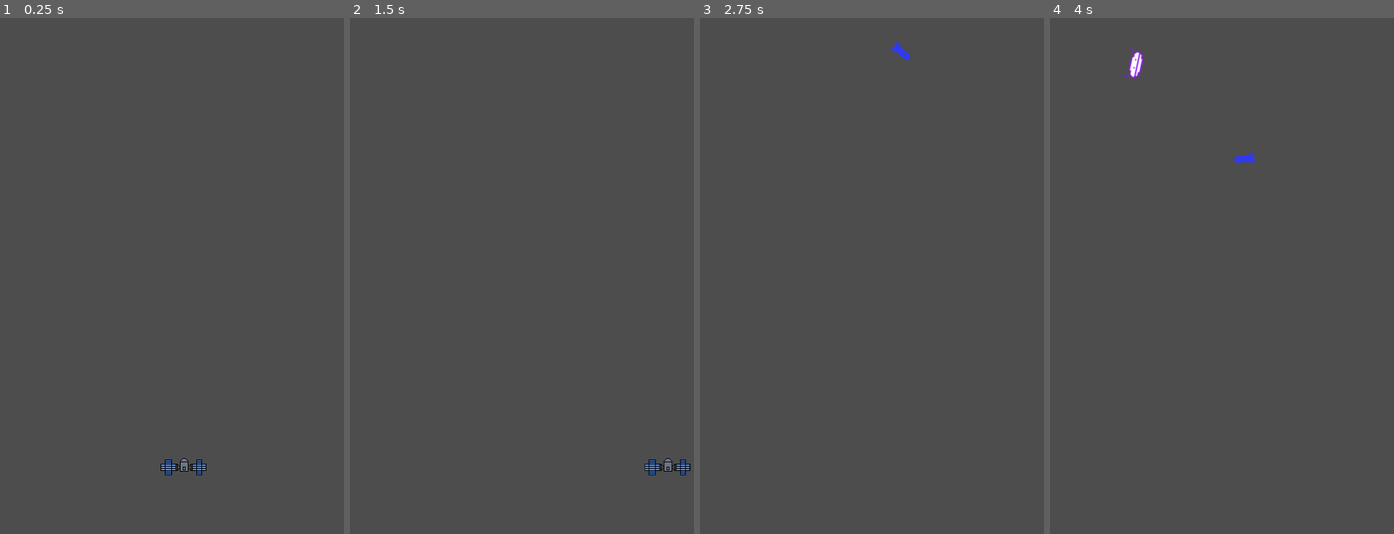
Above: before the commit, frames 1-4 (left to right).
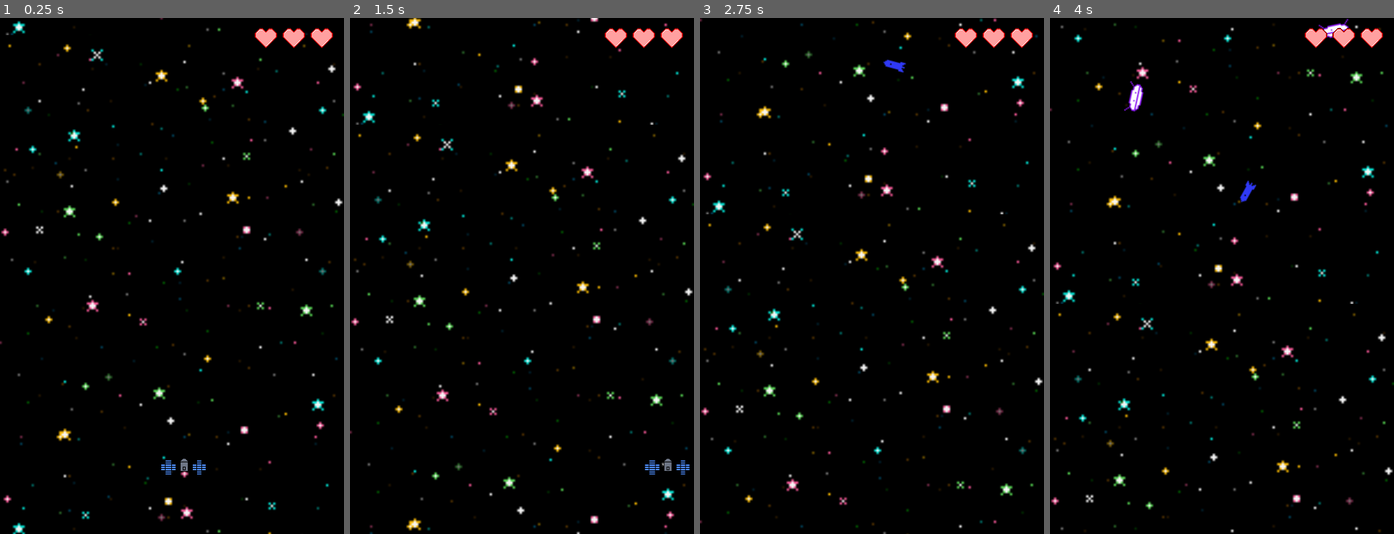
Above: after the commit, the same moments.

Repository: MissionToPsyche-Iridium/iridium_18b_ar_xr-asu
Game: Godot game, scene res://Game/world.tscn
The game is run twice, just before and just after one commit, with the same random seed, the same clock (stepped at 60 frames per second) and the same inputs. The engine's default icon, where the game draws it, is replaced by a stand-in: a white triangle on a blue panel in a dark square.
Inputs:
- Up to frame 1 (0.25 s): no input
- Up to frame 2 (1.5 s): hold Right (move_right) 0.53-1.28 s; hold Left (move_left) from 1.28 s (still down)
- Up to frame 3 (2.75 s): release Left (move_left) at 2.03 s; hold Right (move_right) from 2.03 s (still down)
- Up to frame 4 (4 s): release Right (move_right) at 3.53 s; hold Left (move_left) from 3.53 s (still down)

The runs differ from the first frame. In frame 1, 100% of the frame differs, in the area x 0-100%, y 0-100%; in frame 2, 100%; in frame 3, 100%; in frame 4, 100%.

Commit message:
Commit to add scrolling background and lives counter

Diff:
--- /dev/null
+++ b/Background/stars.gd
@@ -0,0 +1,4 @@
+extends ParallaxBackground
+
+func _process(delta: float):
+	scroll_base_offset -= Vector2(0, -100) * delta
--- /dev/null
+++ b/Background/stars.tscn
@@ -0,0 +1,15 @@
+[gd_scene load_steps=3 format=3 uid="uid://qjpl1h5tijew"]
+
+[ext_resource type="Script" path="res://Background/stars.gd" id="1_8si5b"]
+[ext_resource type="Texture2D" uid="uid://dgimutn20spmr" path="res://st.png" id="1_k5k5y"]
+
+[node name="Stars" type="ParallaxBackground"]
+script = ExtResource("1_8si5b")
+
+[node name="ParallaxLayer" type="ParallaxLayer" parent="."]
+motion_mirroring = Vector2(0, 700)
+
+[node name="Sprite2D" type="Sprite2D" parent="ParallaxLayer"]
+position = Vector2(410, 359)
+scale = Vector2(3.20982, 3.20982)
+texture = ExtResource("1_k5k5y")
--- a/Debris/debris.gd
+++ b/Debris/debris.gd
@@ -1,9 +1,10 @@
 extends Area2D
 
 var rotationSpeed = randf_range(-0.05, 0.05)
+var speed = randf_range(1.5, 2.5)
 
 func _process(delta: float):
-	position.y += 2
+	position.y += speed
 	rotate(rotationSpeed)
 	if position.y > 800:
 		queue_free()
--- a/Debris/debris.tscn
+++ b/Debris/debris.tscn
@@ -1,7 +1,7 @@
 [gd_scene load_steps=4 format=3 uid="uid://wpgknh8a7jo5"]
 
 [ext_resource type="Script" path="res://Debris/debris.gd" id="1_n8i81"]
-[ext_resource type="Texture2D" uid="uid://dsfyyhwhyjnpl" path="res://EnemySpriteOne.png" id="2_b5rwc"]
+[ext_resource type="Texture2D" uid="uid://bnjs6w7fciv2" path="res://icon.svg" id="2_qjg2r"]
 
 [sub_resource type="CircleShape2D" id="CircleShape2D_vs6gq"]
 radius = 19.0263
@@ -16,4 +16,4 @@
 [node name="Sprite2D" type="Sprite2D" parent="."]
 position = Vector2(-7.62939e-06, 0)
 scale = Vector2(1.89844, 1.89844)
-texture = ExtResource("2_b5rwc")
+texture = ExtResource("2_qjg2r")
--- a/Game/world.gd
+++ b/Game/world.gd
@@ -4,8 +4,6 @@
 var enemyTextOne = preload("res://EnemySpriteOne.png")
 var enemyTextTwo = preload("res://EnemySpriteTwo.png")
 var enemyTextThree = preload("res://EnemySpriteThree.png")
-
-
 
 func _on_timer_timeout() -> void:
 	var debrisOne = debrisScene.instantiate()
--- a/Game/world.tscn
+++ b/Game/world.tscn
@@ -1,7 +1,9 @@
-[gd_scene load_steps=3 format=3 uid="uid://bljyp0y1quq7d"]
+[gd_scene load_steps=5 format=3 uid="uid://bljyp0y1quq7d"]
 
 [ext_resource type="Script" path="res://Game/world.gd" id="1_lynes"]
 [ext_resource type="PackedScene" uid="uid://bpwtbe3go71kh" path="res://Player/player.tscn" id="1_swv1y"]
+[ext_resource type="PackedScene" uid="uid://qjpl1h5tijew" path="res://Background/stars.tscn" id="3_831ms"]
+[ext_resource type="PackedScene" uid="uid://b8ns7dtexd1rd" path="res://HUD/HUD.tscn" id="4_o611u"]
 
 [node name="World" type="Node2D"]
 script = ExtResource("1_lynes")
@@ -12,4 +14,8 @@
 wait_time = 1.5
 autostart = true
 
+[node name="Stars" parent="." instance=ExtResource("3_831ms")]
+
+[node name="HUD" parent="." instance=ExtResource("4_o611u")]
+
 [connection signal="timeout" from="Timer" to="." method="_on_timer_timeout"]
--- /dev/null
+++ b/HUD/HUD.tscn
@@ -0,0 +1,17 @@
+[gd_scene load_steps=2 format=3 uid="uid://b8ns7dtexd1rd"]
+
+[ext_resource type="Texture2D" uid="uid://dnpuh8l4cu5y4" path="res://Live Heart.png" id="1_hy3a2"]
+
+[node name="CanvasLayer" type="CanvasLayer"]
+
+[node name="LivesOne" type="Sprite2D" parent="."]
+position = Vector2(449, 28)
+texture = ExtResource("1_hy3a2")
+
+[node name="LivesTwo" type="Sprite2D" parent="."]
+position = Vector2(410, 28)
+texture = ExtResource("1_hy3a2")
+
+[node name="LivesThree" type="Sprite2D" parent="."]
+position = Vector2(371, 28)
+texture = ExtResource("1_hy3a2")
--- a/Player/player.gd
+++ b/Player/player.gd
@@ -3,6 +3,7 @@
 @export var MAX_SPEED = 300
 @export var ACCELERATION = 500
 var lives = 3
+var deadHeart = preload("res://Dead Heart.png")
 
 @onready var axis = 0
 
@@ -29,6 +30,12 @@
 
 
 func _on_area_2d_area_entered(area: Area2D):
+	if (lives == 3):
+		get_parent().get_node("HUD").get_node("LivesThree").texture = deadHeart
+	elif (lives == 2):
+		get_parent().get_node("HUD").get_node("LivesTwo").texture = deadHeart
+	elif (lives == 1):
+		get_parent().get_node("HUD").get_node("LivesOne").texture = deadHeart
 	lives -= 1
 	if lives == 0:
 		queue_free()
Binary file added: Dead Heart.png
Not shown, added: Dead Heart.png.import
Binary file added: Live Heart.png
Not shown, added: Live Heart.png.import
Binary file added: st.png
Not shown, added: st.png.import
